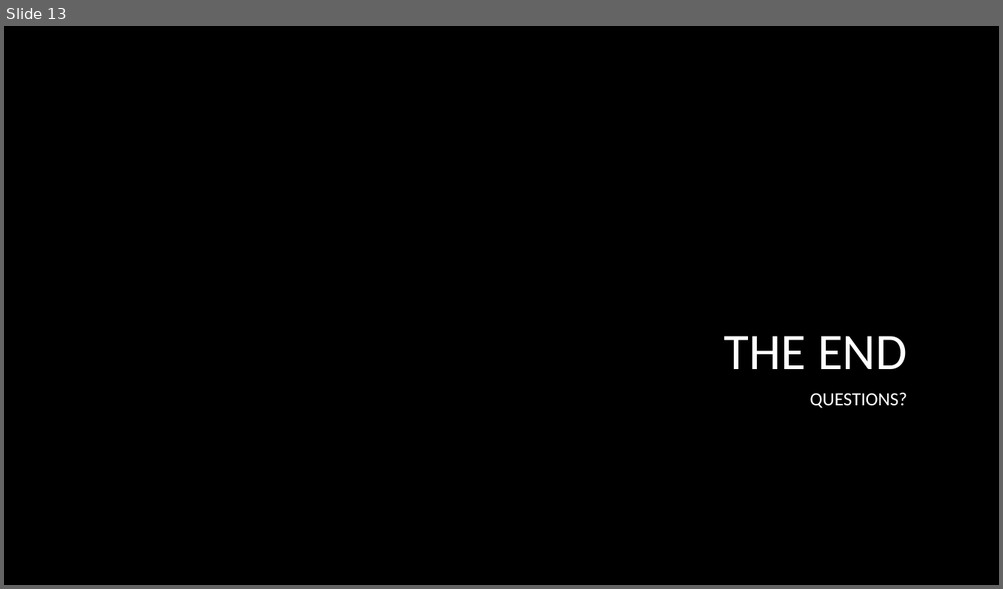
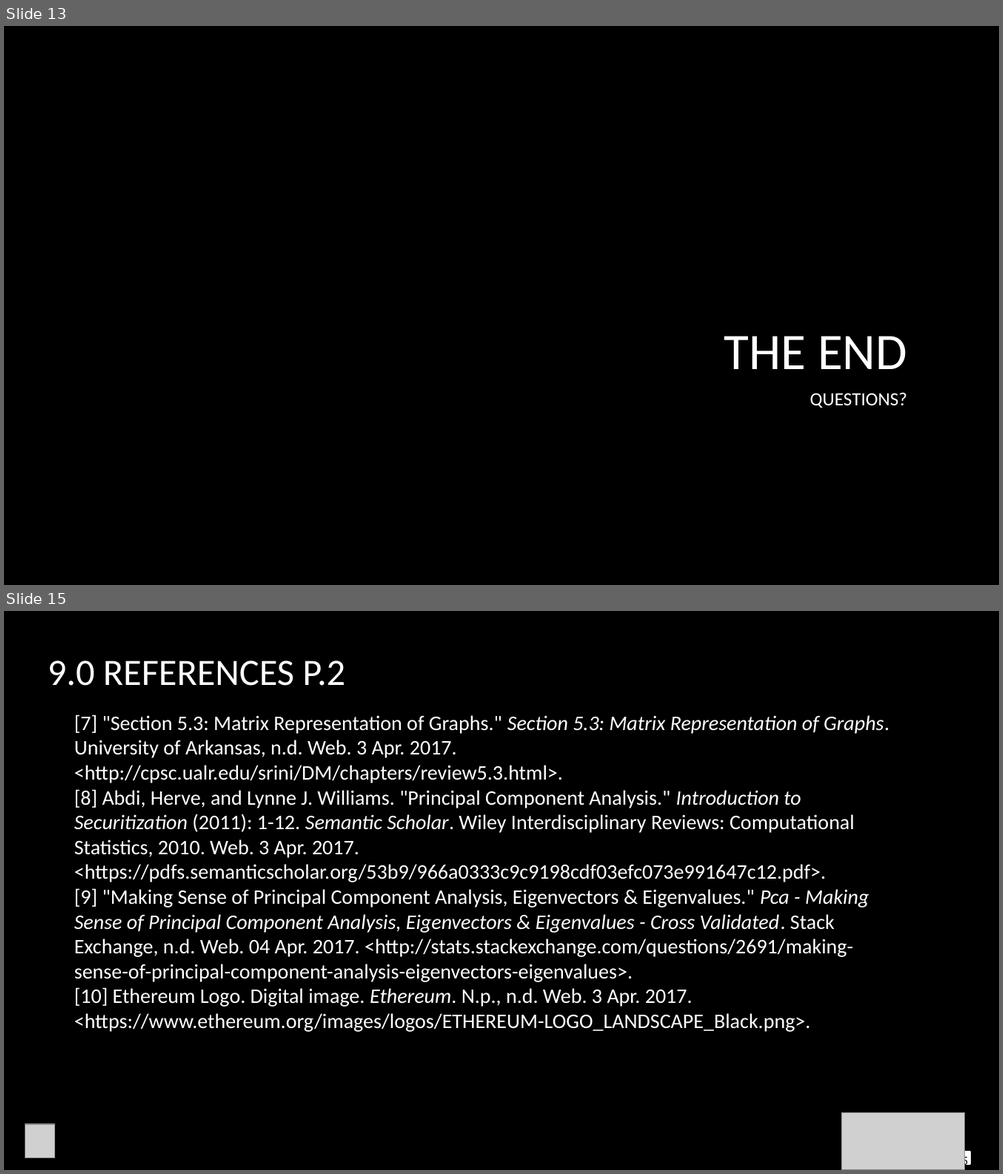
Before and after one commit to sanjifr3/data-analytics, a slide deck: project/ethereum/presentation/Paper Presentation.pptx. Shown one above the other, each under a label of ours: slide 13 before the commit, slides 13 and 15 after it; the slides between them are not shown. The pictures are 1003x589 and 1003x1174 pixels, drawn with LibreOffice and Linux fonts; fonts in the diff are those of the drawing; grey boxes stand for pictures; background and template pictures are left out. Boxes give left, top, right and bottom in pixels: in the first picture for what was removed or moved away, otherwise in the second. Text is boxed around its words. In the diff, an @@ line names an element or a change of style, - is before the commit and + after.

```diff
--- a/project/ethereum/presentation/Paper Presentation.pptx
+++ b/project/ethereum/presentation/Paper Presentation.pptx
@@ slide 15 added at [4, 611, 999, 1170], background picture (left out) @@
@@ title added at [48, 661, 345, 686], 36 pt, text #FFFFFF @@
+9.0 REFERENCES P.2
@@ text added at [74, 715, 889, 1032], 20 pt, text #FFFFFF @@
+[7] "Section 5.3: Matrix Representation of Graphs." Section 5.3: Matrix Representation of Graphs. University of Arkansas, n.d. Web. 3 Apr. 2017. <http://cpsc.ualr.edu/srini/DM/chapters/review5.3.html>.
+[8] Abdi, Herve, and Lynne J. Williams. "Principal Component Analysis." Introduction to Securitization (2011): 1-12. Semantic Scholar. Wiley Interdisciplinary Reviews: Computational Statistics, 2010. Web. 3 Apr. 2017. <https://pdfs.semanticscholar.org/53b9/966a0333c9c9198cdf03efc073e991647c12.pdf>.
+[9] "Making Sense of Principal Component Analysis, Eigenvectors & Eigenvalues." Pca - Making Sense of Principal Component Analysis, Eigenvectors & Eigenvalues - Cross Validated. Stack Exchange, n.d. Web. 04 Apr. 2017. <http://stats.stackexchange.com/questions/2691/making-sense-of-principal-component-analysis-eigenvectors-eigenvalues>.
+[10] Ethereum Logo. Digital image. Ethereum. N.p., n.d. Web. 3 Apr. 2017. <https://www.ethereum.org/images/logos/ETHEREUM-LOGO_LANDSCAPE_Black.png>.
@@ picture added at [842, 1113, 965, 1170] @@
@@ picture added at [25, 1125, 56, 1159] @@
@@ text added at [60, 1128, 699, 1158], 16 pt, text #000000 @@
+[2]
@@ rectangle added at [930, 1152, 970, 1165], fill #FFFFFF, outline #FFFFFF 1.5 pt @@
@@ page number added at [956, 1155, 968, 1168], 12 pt, text #000000 @@
+15
```
Also in this commit, not shown: 12 slides changed, 2 other files.
